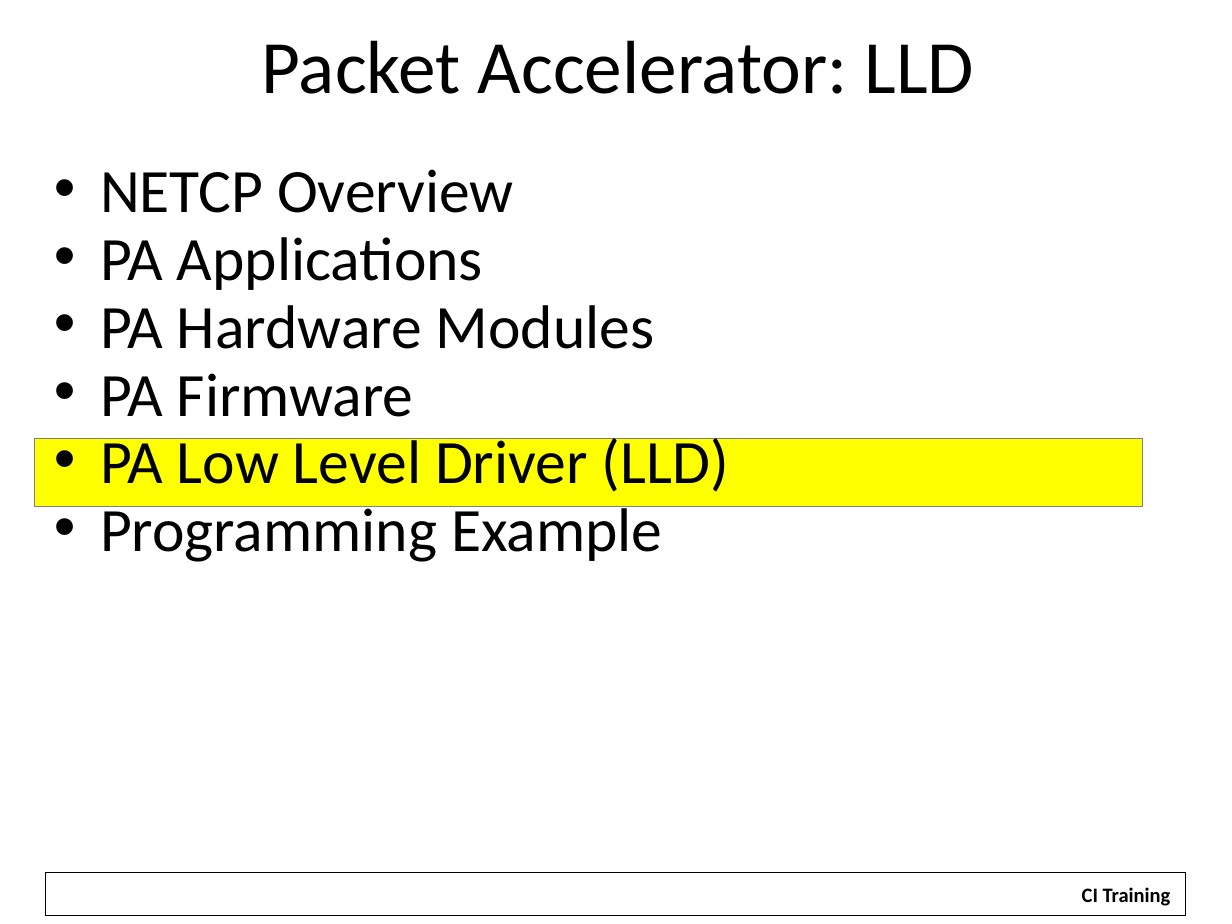
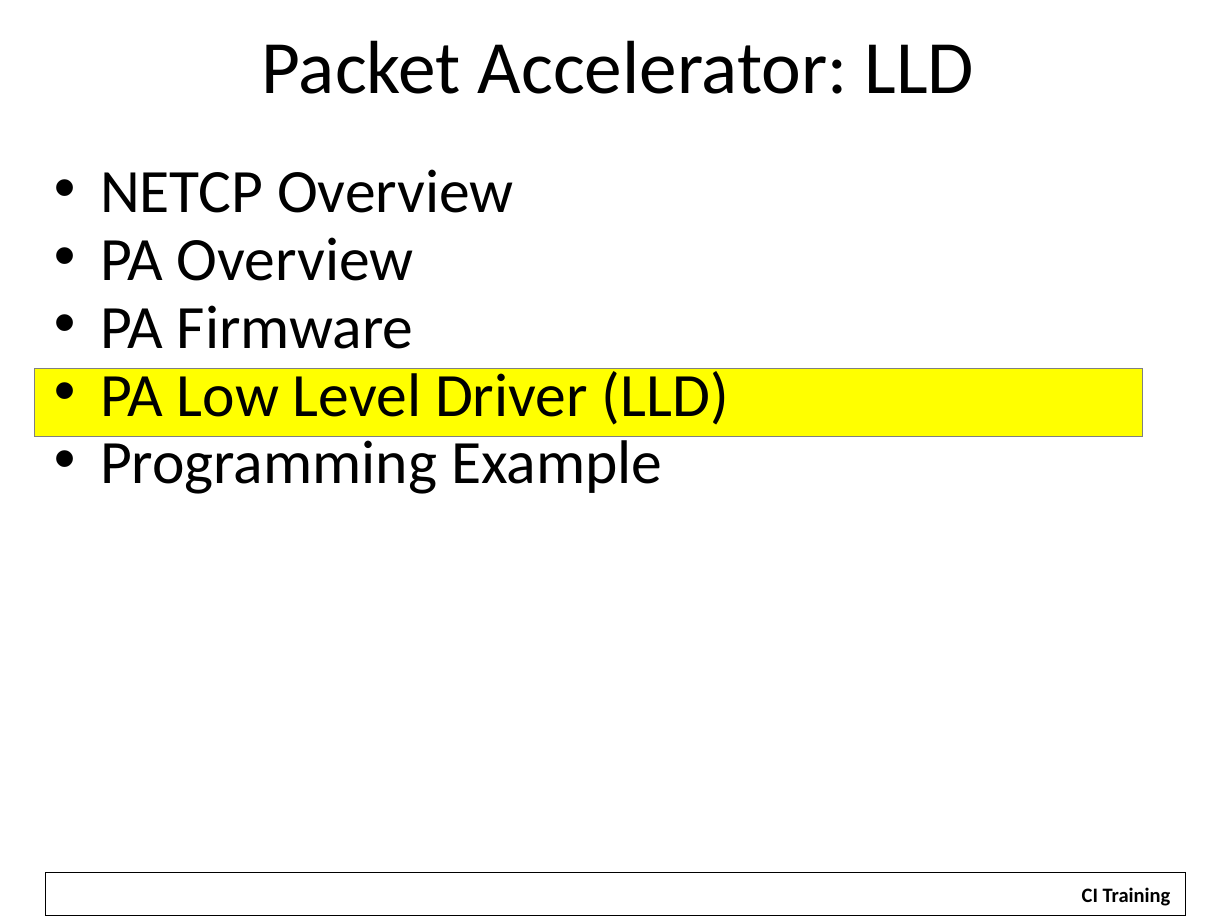
Before and after one commit to hari1989/keystone-workshop, a slide deck: slide 13 of slides/KeyStone NETCP PA.pptx. Drawn at 1232x924 pixels with LibreOffice and Linux fonts; fonts in the diff are those of the drawing; background and template pictures are left out. Boxes give left, top, right and bottom in pixels: in the first picture for what was removed or moved away, otherwise in the second. Text is boxed around its words. In the diff, an @@ line names an element or a change of style, - is before the commit and + after.

```diff
--- a/slides/KeyStone NETCP PA.pptx
+++ b/slides/KeyStone NETCP PA.pptx
@@ text at box(100, 237, 414, 281): text changed @@
-• PA Applications
-• PA Hardware Modules
+• PA Overview
@@ rectangle: place and size @@
-rectangle at box(34, 439, 1143, 506)
+rectangle at box(34, 368, 1143, 436)
```
Also in this commit, not shown: 5 other slides changed.
